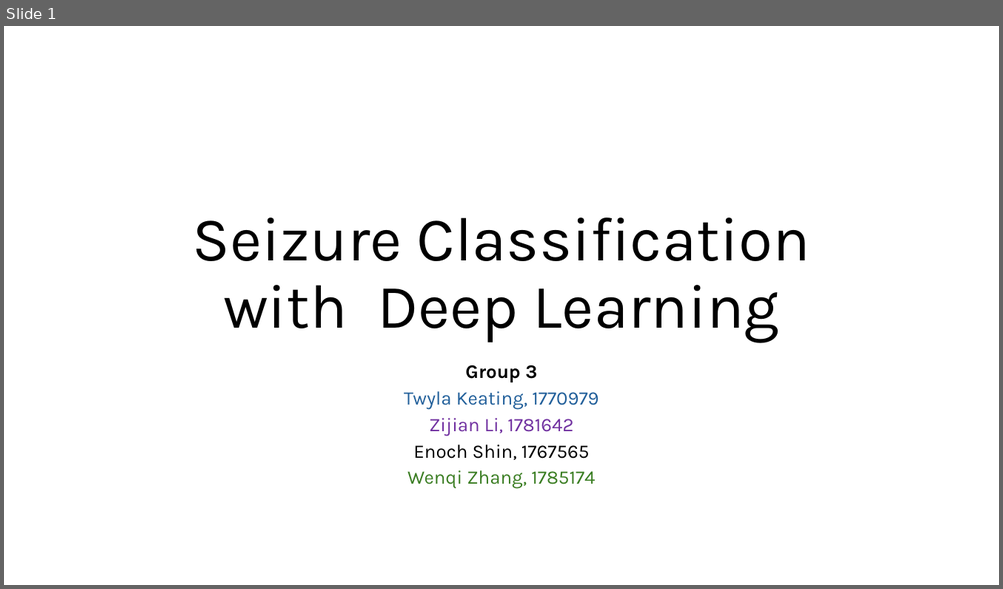
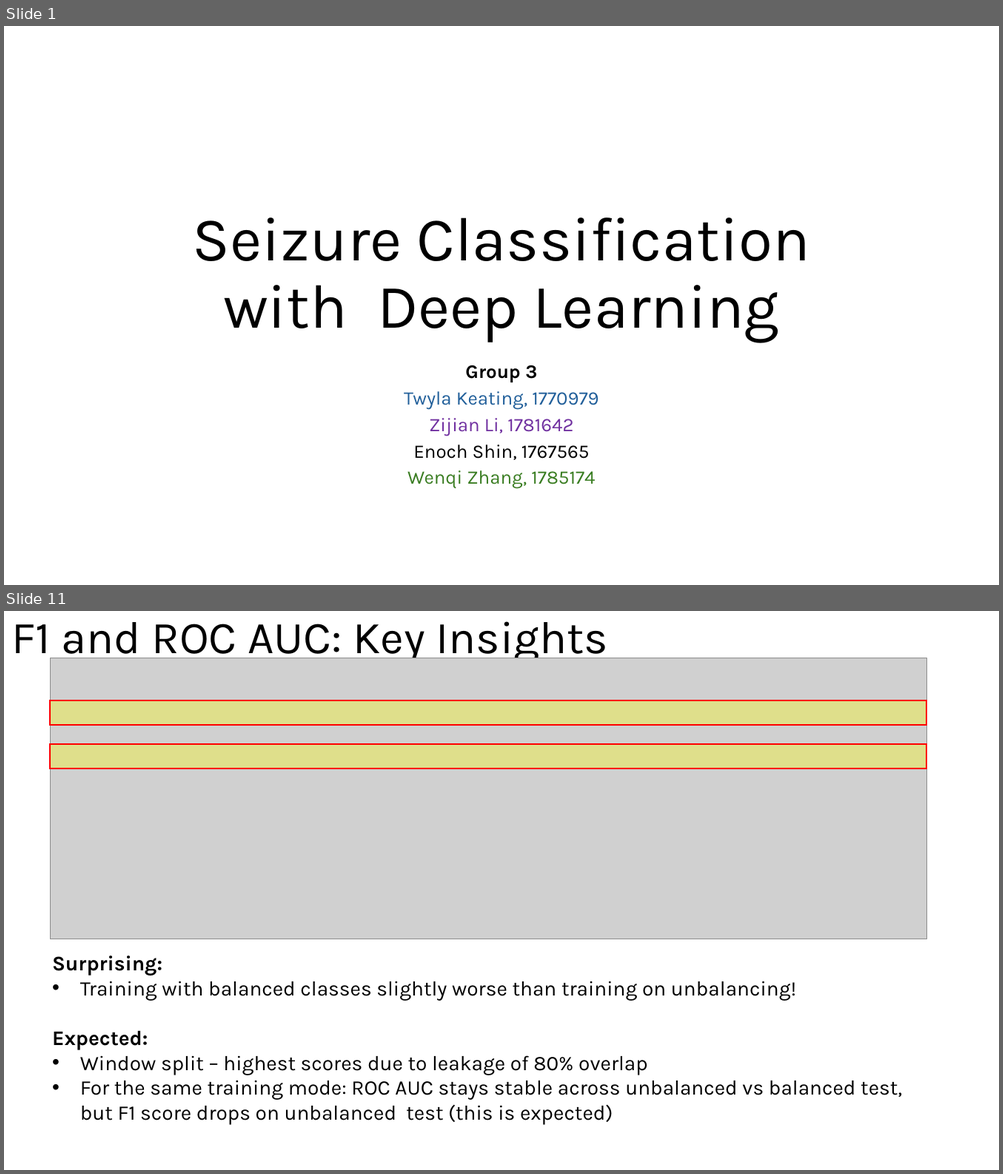
Before and after one commit to eshin21/EpilepsyDeepLearning, a slide deck: Group 3 Seizures Deep Learning Presentation.pptx. Shown one above the other, each under a label of ours: slide 1 before the commit, slides 1 and 11 after it; the slides between them are not shown. The pictures are 1003x589 and 1003x1174 pixels, drawn with LibreOffice and Linux fonts; fonts in the diff are those of the drawing; grey boxes stand for pictures. Boxes give left, top, right and bottom in pixels: in the first picture for what was removed or moved away, otherwise in the second. Text is boxed around its words. In the diff, an @@ line names an element or a change of style, - is before the commit and + after.

```diff
--- a/Group 3 Seizures Deep Learning Presentation.pptx
+++ b/Group 3 Seizures Deep Learning Presentation.pptx
@@ slide 11 added at <box>4,611,999,1170</box>, background #FFFFFF @@
@@ title added at <box>11,621,607,664</box>, 44 pt, text #000000 @@
+F1 and ROC AUC: Key Insights
@@ picture added at <box>51,658,926,940</box> @@
@@ rectangle added at <box>51,701,926,724</box>, fill #FFFF00 at 33% opacity, outline #FF0000 1.5 pt @@
@@ rectangle added at <box>51,743,926,768</box>, fill #FFFF00 at 33% opacity, outline #FF0000 1.5 pt @@
@@ text added at <box>52,956,902,1125</box>, 20 pt, text #000000 @@
+Surprising:
+• Training with balanced classes slightly worse than training on unbalancing!
+Expected:
+• Window split – highest scores due to leakage of 80% overlap
+• For the same training mode: ROC AUC stays stable across unbalanced vs balanced test, but F1 score drops on unbalanced test (this is expected)
```
Also in this commit, not shown: 2 slides changed, 10 other slides added, 19 slides removed.
